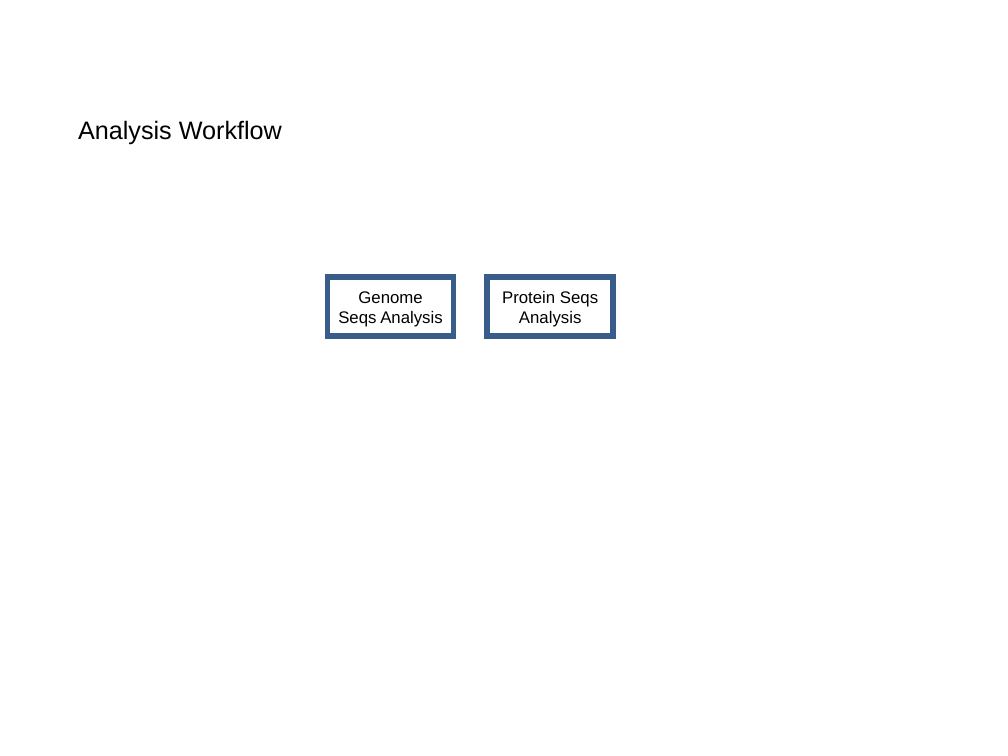
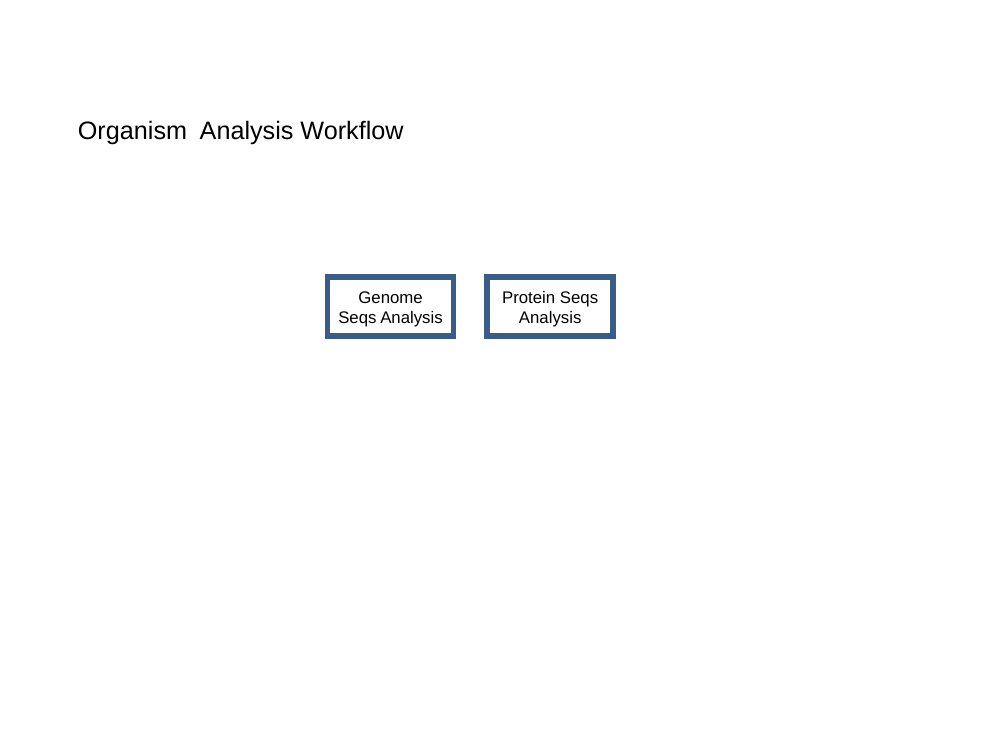
Before and after one commit to VEuPathDB/ApiCommonData, a slide deck: slide 4 of Load/doc/workflow/AnalysisWorkflow.ppt (slide 3 before the commit). Drawn at 1008x756 pixels with LibreOffice and Linux fonts; fonts in the diff are those of the drawing. Boxes give left, top, right and bottom in pixels: in the first picture for what was removed or moved away, otherwise in the second. Text is boxed around its words. In the diff, an @@ line names an element or a change of style, - is before the commit and + after.

```diff
--- a/Load/doc/workflow/AnalysisWorkflow.ppt
+++ b/Load/doc/workflow/AnalysisWorkflow.ppt
@@ text at [78,120,403,145]: text changed @@
-Analysis Workflow
+Organism Analysis Workflow
```
Also in this commit, not shown: 2 other slides changed, 1 slide added, 3 other files.
